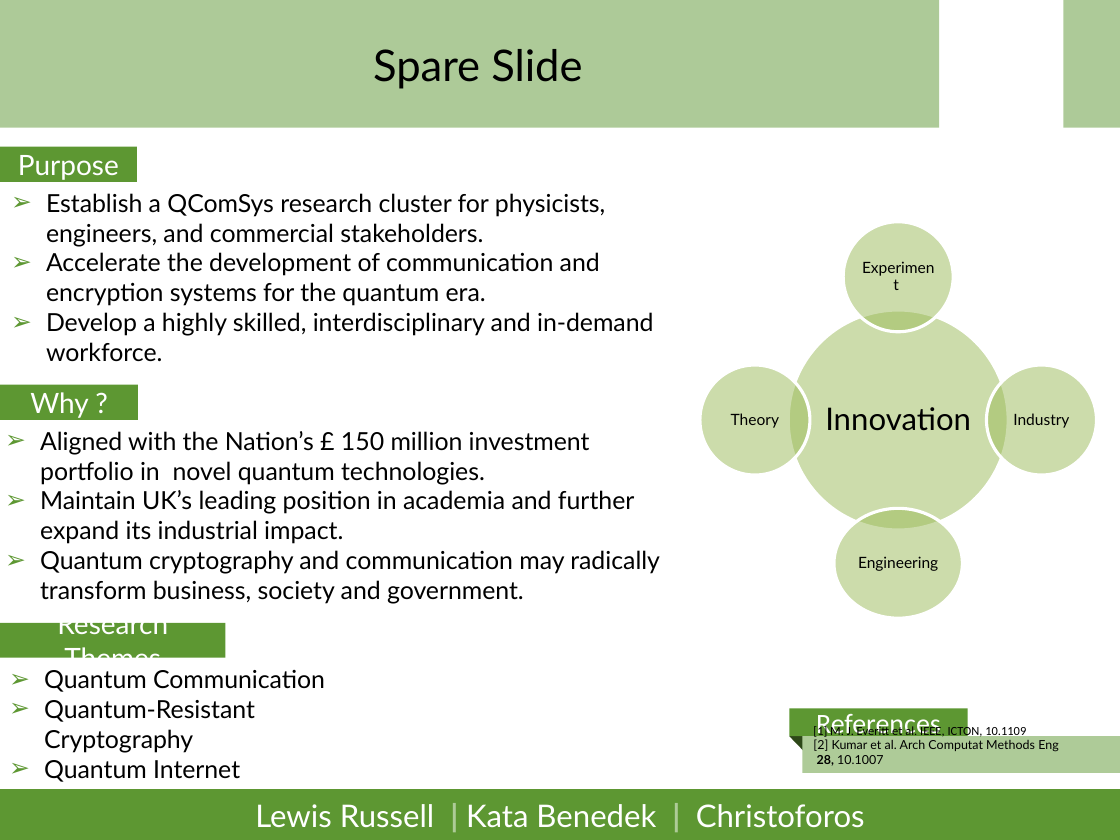
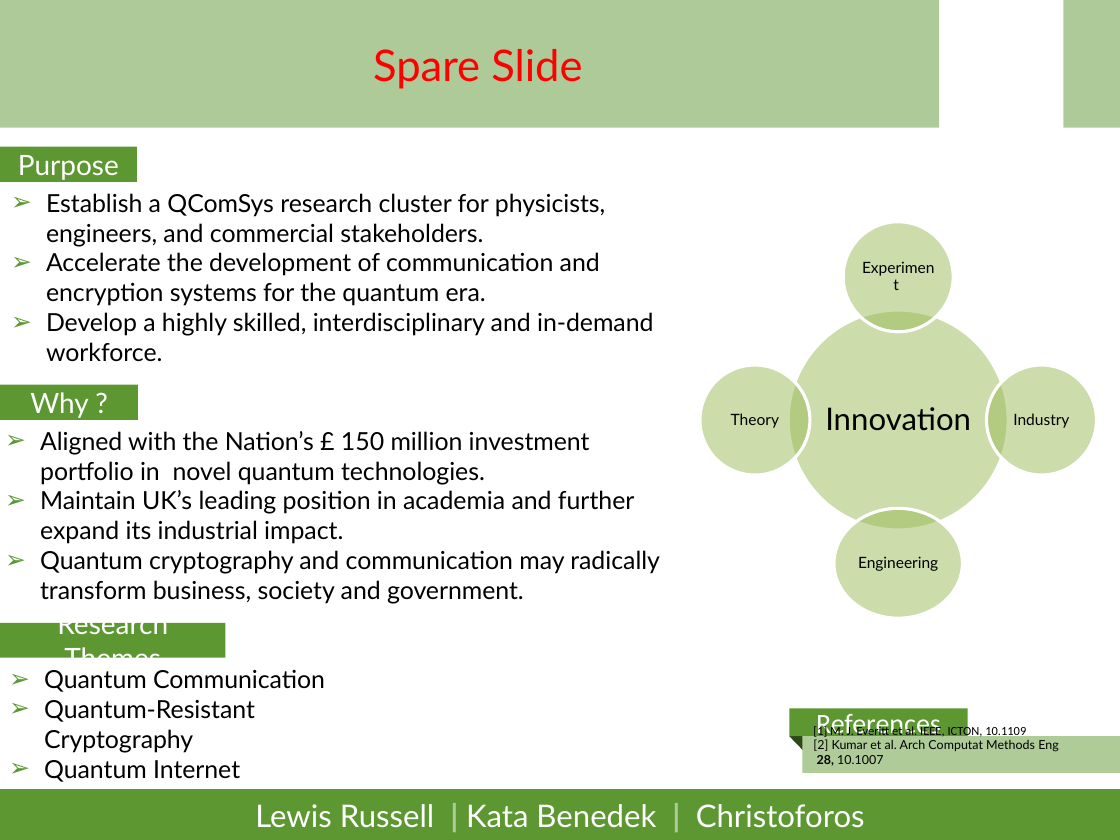
Before and after one commit to lrussell676/PH551_Group_Files, a slide deck: slide 15 of Main_Talk.pptx (slide 5 before the commit). Drawn at 1120x840 pixels with LibreOffice and Linux fonts; fonts in the diff are those of the drawing; background and template pictures are left out. Boxes give left, top, right and bottom in pixels: in the first picture for what was removed or moved away, otherwise in the second. Text is boxed around its words. In the diff, an @@ line names an element or a change of style, - is before the commit and + after.

```diff
--- a/Main_Talk.pptx
+++ b/Main_Talk.pptx
@@ title "Spare Slide" at box(373, 49, 582, 89): text colour #000000 to #FF0000 @@
```
Also in this commit, not shown: 2 other slides changed, 11 slides added, 1 slide removed.
